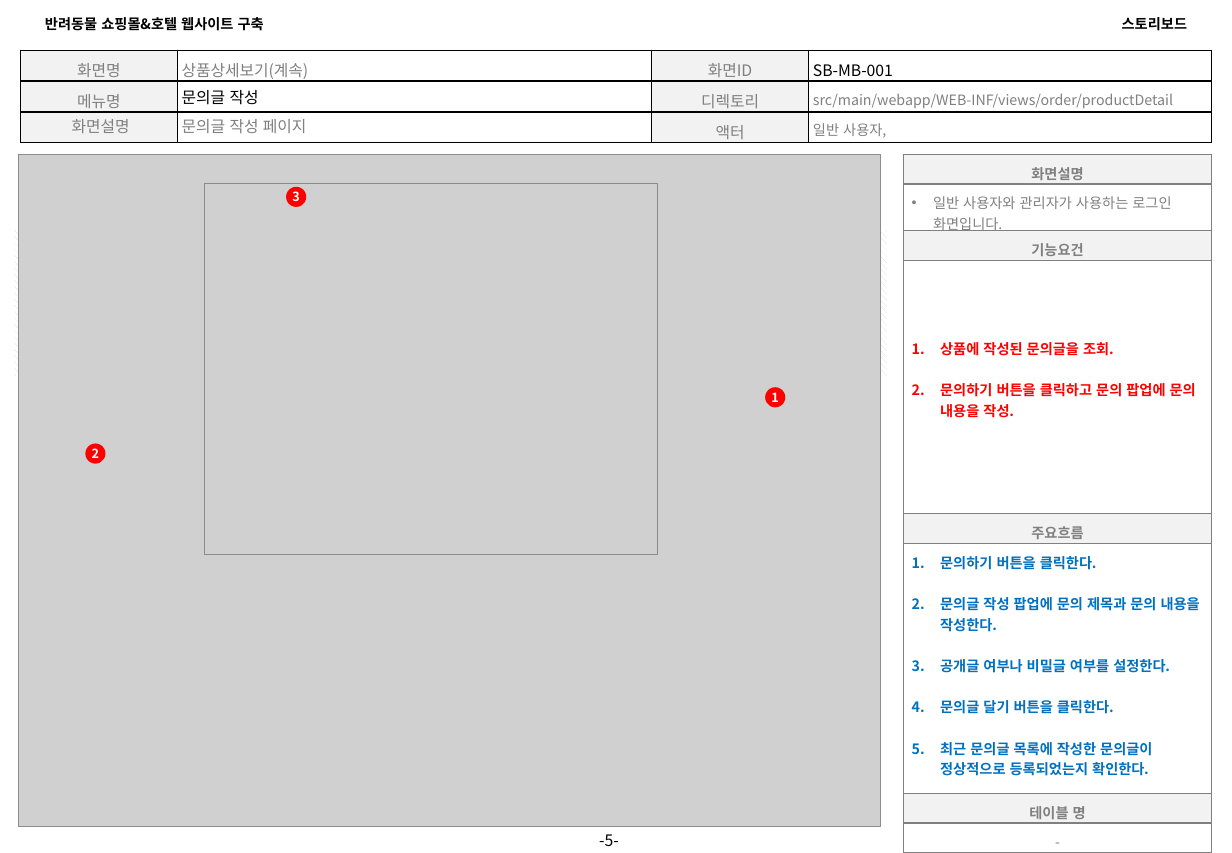
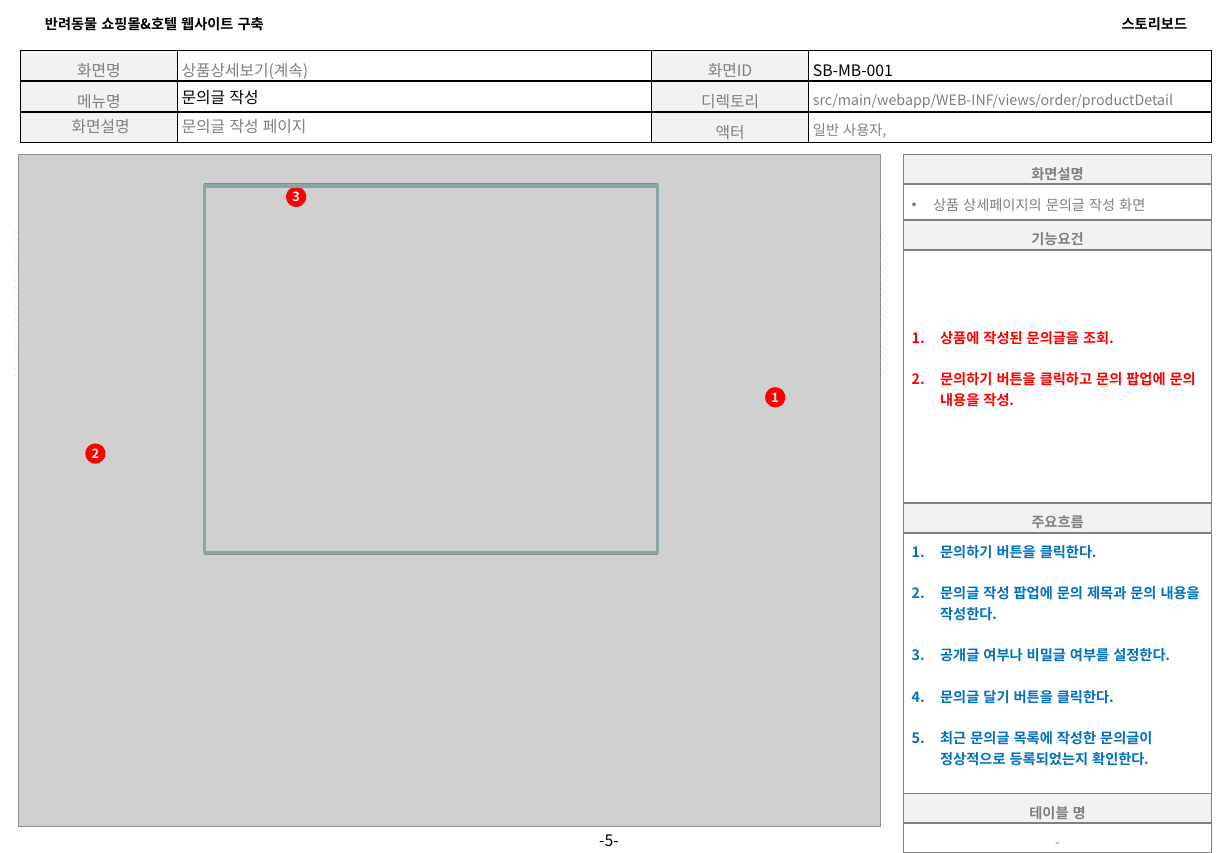
Before and after one commit to 94jinwoo/Companion, a slide deck: slide 5 of Companion.스토리보드.VER.0.3(쇼핑몰).pptx. Drawn at 1232x853 pixels with LibreOffice and Linux fonts; fonts in the diff are those of the drawing; grey boxes stand for pictures; background and template pictures are left out. Boxes give left, top, right and bottom in pixels: in the first picture for what was removed or moved away, otherwise in the second. Text is boxed around its words. In the diff, an @@ line names an element or a change of style, - is before the commit and + after.

```diff
--- a/Companion.스토리보드.VER.0.3(쇼핑몰).pptx
+++ b/Companion.스토리보드.VER.0.3(쇼핑몰).pptx
@@ table at (903,155,1212,804) @@
-row 2, column 1: 일반 사용자와 관리자가 사용하는 로그인 화면입니다.
+row 2, column 1: 상품 상세페이지의 문의글 작성 화면
@@ rectangle added at (205,187,658,553), outline #8AA6A8 2 pt @@
```
Also in this commit, not shown: 11 other slides changed, 1 slide added, 1 slide removed.
